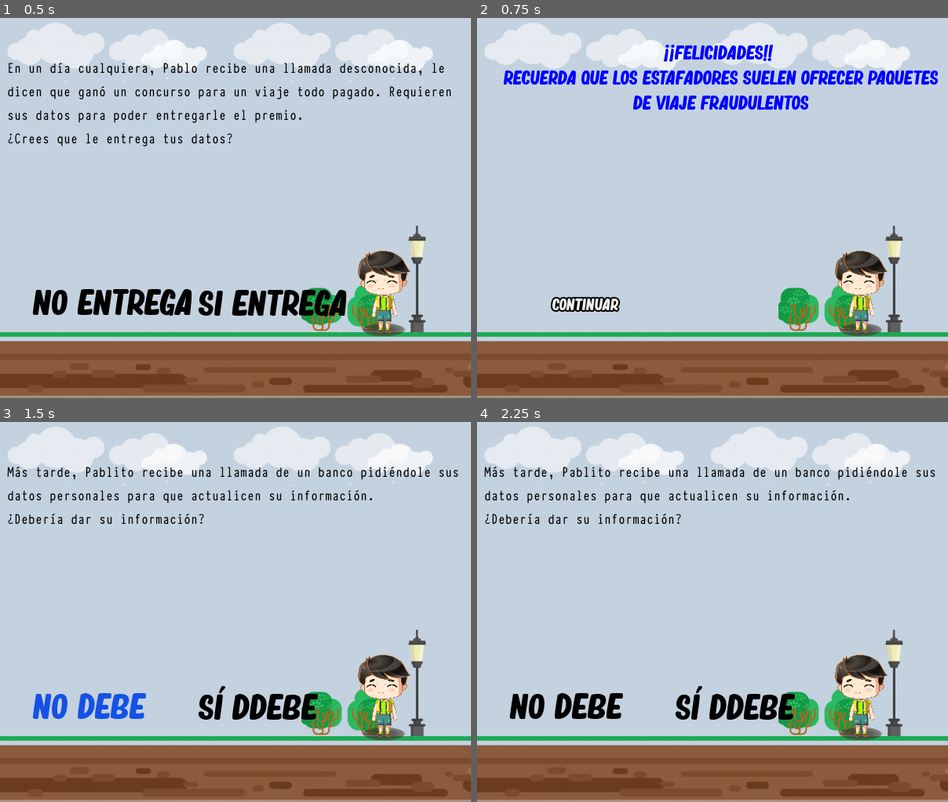
Above: before the commit, frames 1-4 (two rows, left to right).
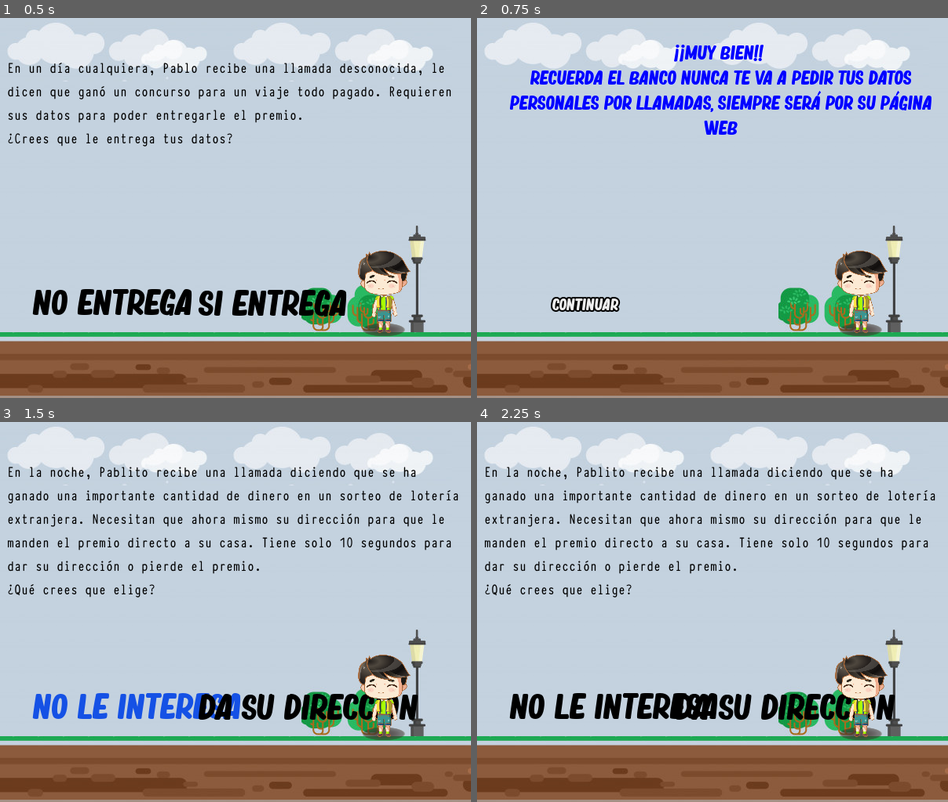
Above: after the commit, the same moments.

Repository: lali1290/Seminario2
Game: Godot game, scene res://ataques/Pretexting.tscn
The game is run twice, just before and just after one commit, with the same random seed, the same clock (stepped at 60 frames per second) and the same inputs. This scene is started directly instead of the project's main scene.
Inputs:
- Up to frame 1 (0.5 s): no input
- Up to frame 2 (0.75 s): click "Iniciar" at 0.5 s
- Up to frame 3 (1.5 s): click "Iniciar" at 1.25 s
- Up to frame 4 (2.25 s): click "Phishing" at 2 s

Frame 1 is identical in both runs. In frame 2, 5.5% of the frame differs, in the area x 5-98%, y 7-31%; in frame 3, 6.9%, in the area x 1-98%, y 11-79%; in frame 4, 6.8%.

Commit message:
actualizacion7-11-20

Diff:
--- a/ataques/Pretexting.gd
+++ b/ataques/Pretexting.gd
@@ -15,7 +15,7 @@
 	preguntas(0,lista)
 
 var rng = RandomNumberGenerator.new()
-var contador=rng.randf_range(0,1)
+var contador=rng.randf_range(0,2)
 var puntaje=0
 var resp=true
 var lista=[
@@ -81,6 +81,7 @@
 	$Node2D2/TileMap/Advertencia.text= respSi[contador]
 	contador= contador + 1
 	preguntas(contador,lista)
+	print("Tu puntaje es: "+str(contador))
 	print("Tu puntaje es: "+str(puntaje))
 	$Node2D2/TileMap/Label.hide()
 	$Node2D2/TileMap/Continuar.show()
@@ -94,7 +95,7 @@
 		$"Node2D2/TileMap/B-No".show()
 		$"Node2D2/TileMap/B-Si".show()
 		$Node2D2/TileMap/Continuar.hide()
-	elif(contador==5):
+	elif(contador>=5):
 		$Node2D2/TileMap/Advertencia.text=concepto
 		$Node2D2/TileMap/Advertencia.add_color_override("font_color", Color(0,0,0, 1))
 		contador = contador+1
